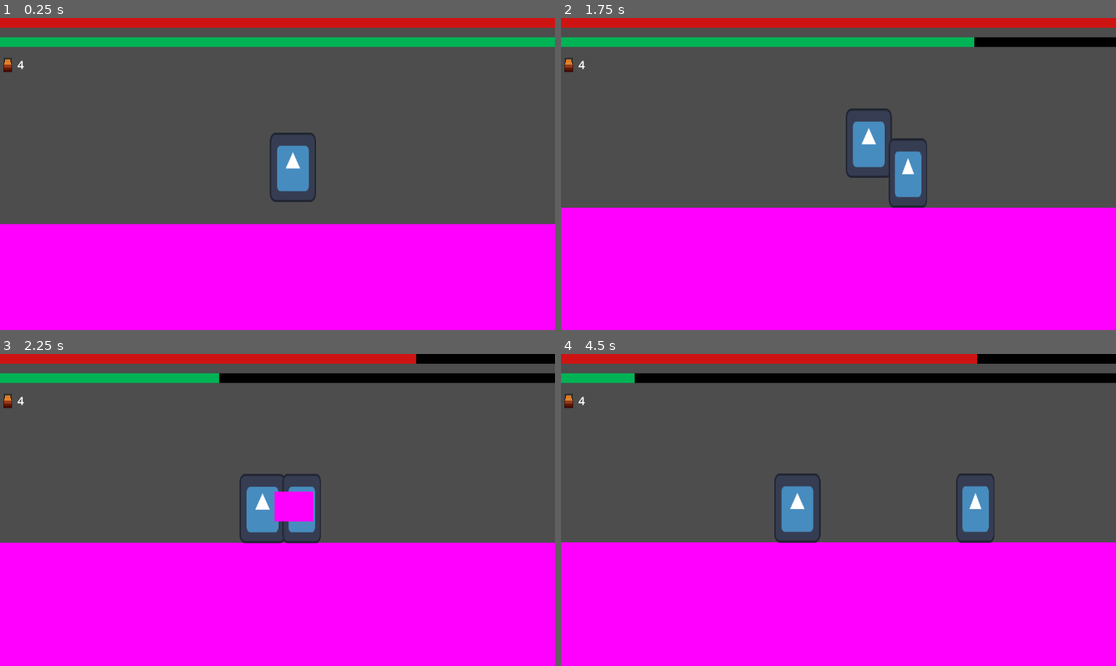
Above: before the commit, frames 1-4 (two rows, left to right).
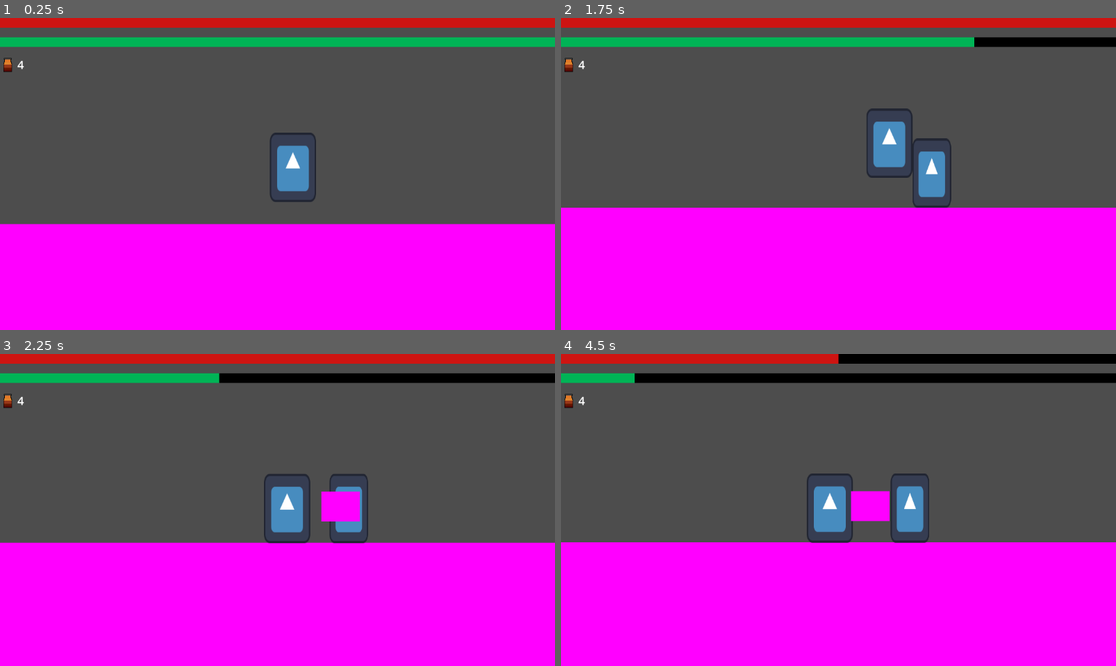
Above: after the commit, the same moments.

Repository: CodeScratcher/soulslike
Game: Godot game, scene res://Levels/test_scene.tscn
Two runs of this game, one before a commit and one after it. Both use one fixed random seed, a clock stepped at 60 frames per second and the inputs below. The engine's default icon, where the game draws it, is replaced by a stand-in: a white triangle on a blue panel in a dark square.
Inputs (mouse positions are in pixels of both pictures, inside the frame that each line leads up to):
- Up to frame 1 (0.25 s): no input
- Up to frame 2 (1.75 s): move the mouse to (960, 158) at 0.52 s; hold Shift (block) 0.53-1.28 s; hold D (right) from 0.53 s (still down); tap W (jump) at 0.77, 1.52 s; move the mouse to (727, 189) at 1.27 s; tap E (heal) at 1.35 s
- Up to frame 3 (2.25 s): move the mouse to (333, 441) at 2.02 s; release D (right) at 2.03 s; hold A (left) from 2.03 s (still down); right-click (333, 441) at 2.1 s
- Up to frame 4 (4.5 s): move the mouse to (810, 572) at 2.77 s; release A (left) at 2.78 s; hold D (right) 2.78-4.28 s; click (810, 572) at 2.85 s; tap W (jump) at 3.02, 3.77 s; move the mouse to (1005, 556) at 3.52 s; tap Space (roll) at 3.6 s; move the mouse to (672, 463) at 4.27 s; hold A (left) from 4.28 s (still down); tap Shift (block) at 4.35 s

Frame 1 is identical in both runs. In frame 2, 2.7% of the frame differs, in the area x 51-71%, y 28-61%; in frame 3, 3.8%; in frame 4, 5.4%, in the area x 38-79%, y 0-61%.

Commit message:
Fixed enemy pushing

Diff:
--- a/Objects/Player.tscn
+++ b/Objects/Player.tscn
@@ -166,6 +166,7 @@
 [node name="Player" type="CharacterBody2D" groups=["player"]]
 collision_layer = 8
 collision_mask = 5
+safe_margin = 0.001
 script = ExtResource("1_ck7nh")
 metadata/_edit_horizontal_guides_ = [-24.0, -72.0]
 
--- a/Objects/test_enemy.tscn
+++ b/Objects/test_enemy.tscn
@@ -148,7 +148,7 @@
 size = Vector2(40, 31.5)
 
 [sub_resource type="RectangleShape2D" id="RectangleShape2D_70ng5"]
-size = Vector2(6.4e+06, 6.20002e+06)
+size = Vector2(1.2e+07, 6.20002e+06)
 
 [node name="TestEnemy" type="CharacterBody2D" groups=["enemy"]]
 collision_layer = 4
@@ -211,7 +211,7 @@
 collision_mask = 9
 
 [node name="CollisionShape2D" type="CollisionShape2D" parent="AttackArea"]
-position = Vector2(32, 32.9999)
+position = Vector2(20, 34)
 scale = Vector2(1e-05, 1e-05)
 shape = SubResource("RectangleShape2D_70ng5")
 
--- a/Scripts/test_enemy.gd
+++ b/Scripts/test_enemy.gd
@@ -28,13 +28,12 @@
 	if not is_on_floor():
 		velocity.y += gravity * delta
 
-	if target:
+	if target and not player_in_range:
 		velocity.x = sign(global_position.direction_to(target.global_position).x) * MAX_SPEED
 	else:
 		velocity.x = 0
 	if velocity.x != 0:
 		$Sprite2D.flip_h = sign(velocity.x) > 0
-		$AttackArea.scale.x = sign(velocity.x)
 
 	move_and_slide()
 
@@ -42,7 +41,7 @@
 
 	if player_in_range == true:
 		if atk_cooldown <= 0.0:
-			if velocity.x > 0:
+			if sign(global_position.direction_to(target.global_position).x) > 0:
 				$AnimationPlayer.play("attack")
 			else:
 				$AnimationPlayer.play("attack_left")
